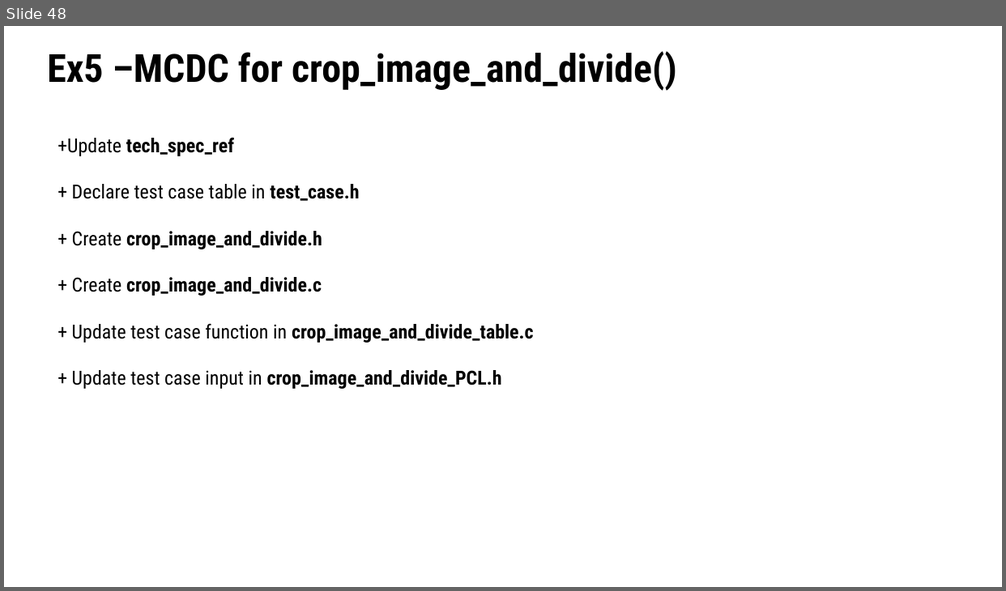
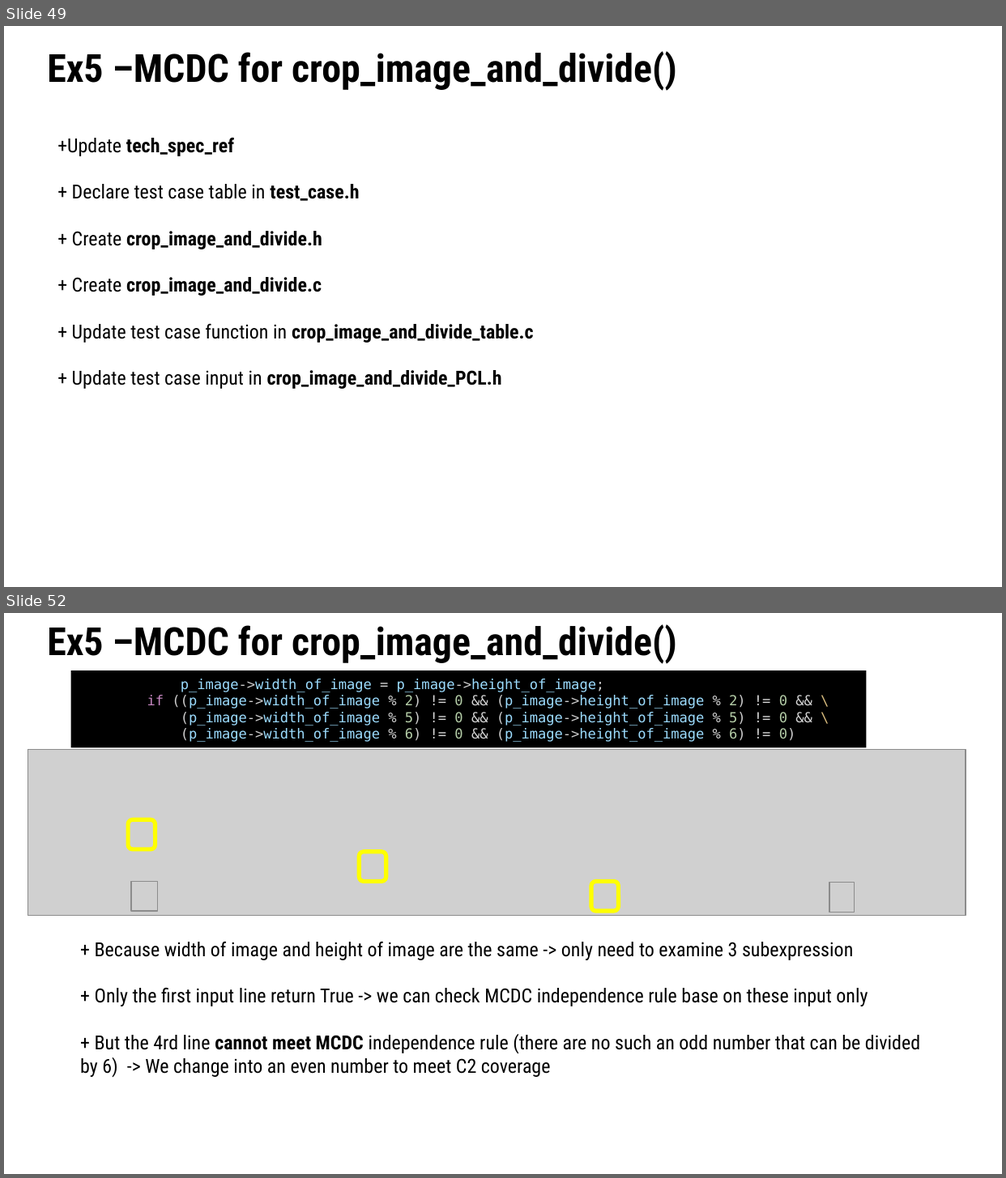
Before and after one commit to TommyandTina/Linux-Lab, a slide deck: APR-2024/0104/Knowledge_UT.pptx. Shown one above the other, each under a label of ours: slide 48 before the commit, slides 49 and 52 after it; the slides between them are not shown. The pictures are 1006x591 and 1006x1178 pixels, drawn with LibreOffice and Linux fonts; fonts in the diff are those of the drawing; grey boxes stand for pictures. Boxes give left, top, right and bottom in pixels: in the first picture for what was removed or moved away, otherwise in the second. Text is boxed around its words. In the diff, an @@ line names an element or a change of style, - is before the commit and + after.

```diff
--- a/APR-2024/0104/Knowledge_UT.pptx
+++ b/APR-2024/0104/Knowledge_UT.pptx
@@ slide 52 added at [4,613,1002,1174], background #FFFFFF @@
@@ title added at [47,624,677,664], 28 pt, text #000000, bold @@
+Ex5 –MCDC for crop_image_and_divide()
@@ rectangle added at [71,671,866,747], fill #000000, 10 pt, text #9CDCFE @@
+p_image->width_of_image = p_image->height_of_image;
+if ((p_image->width_of_image % 2) != 0 && (p_image->height_of_image % 2) != 0 && \
+(p_image->width_of_image % 5) != 0 && (p_image->height_of_image % 5) != 0 && \
+(p_image->width_of_image % 6) != 0 && (p_image->height_of_image % 6) != 0)
@@ picture added at [130,881,156,911] @@
@@ group added at [28,750,966,915]: 3 rounded rectangles, 1 picture @@
@@ picture added at [829,883,854,913] @@
@@ text added at [80,941,920,1078], 14 pt, text #000000 @@
++ Because width of image and height of image are the same -> only need to examine 3 subexpression
++ Only the first input line return True -> we can check MCDC independence rule base on these input only
++ But the 4rd line cannot meet MCDC independence rule (there are no such an odd number that can be divided by 6) -> We change into an even number to meet C2 coverage
@@ what was slide 48 is now slide 49 @@
```
Also in this commit, not shown: 10 slides changed, 3 other slides added, 1 slide removed, 2 other files.
